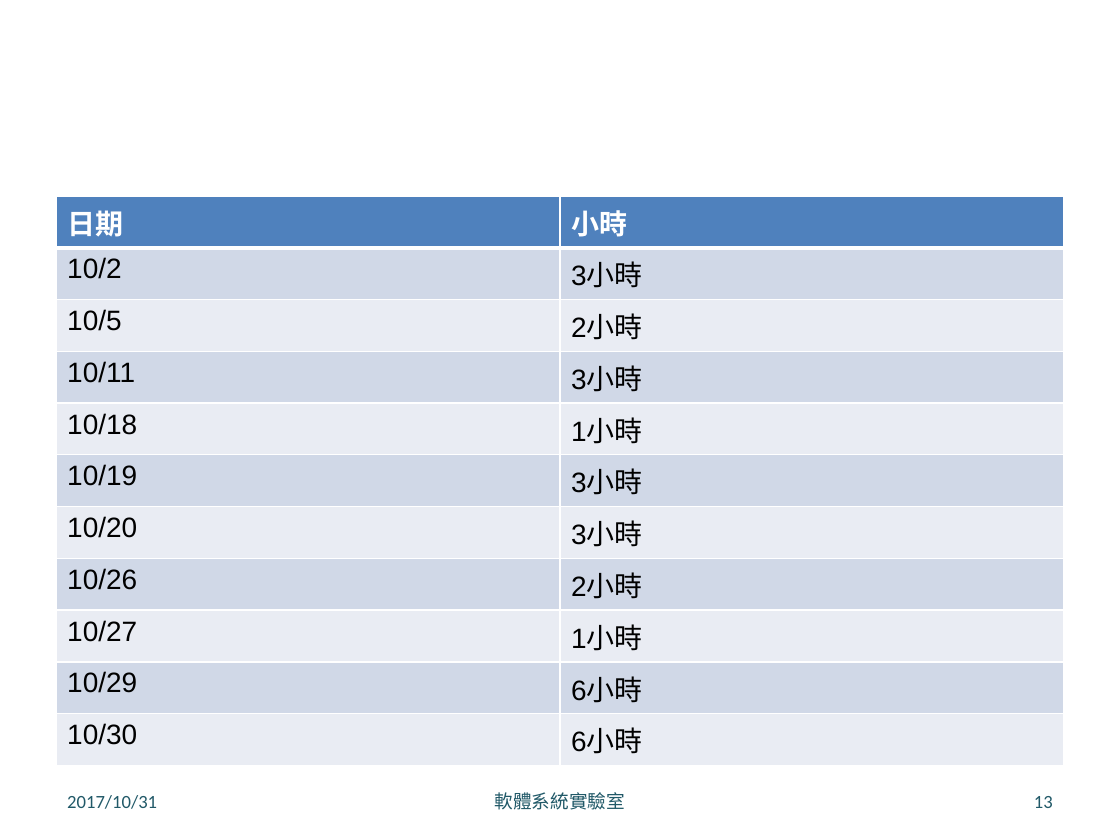
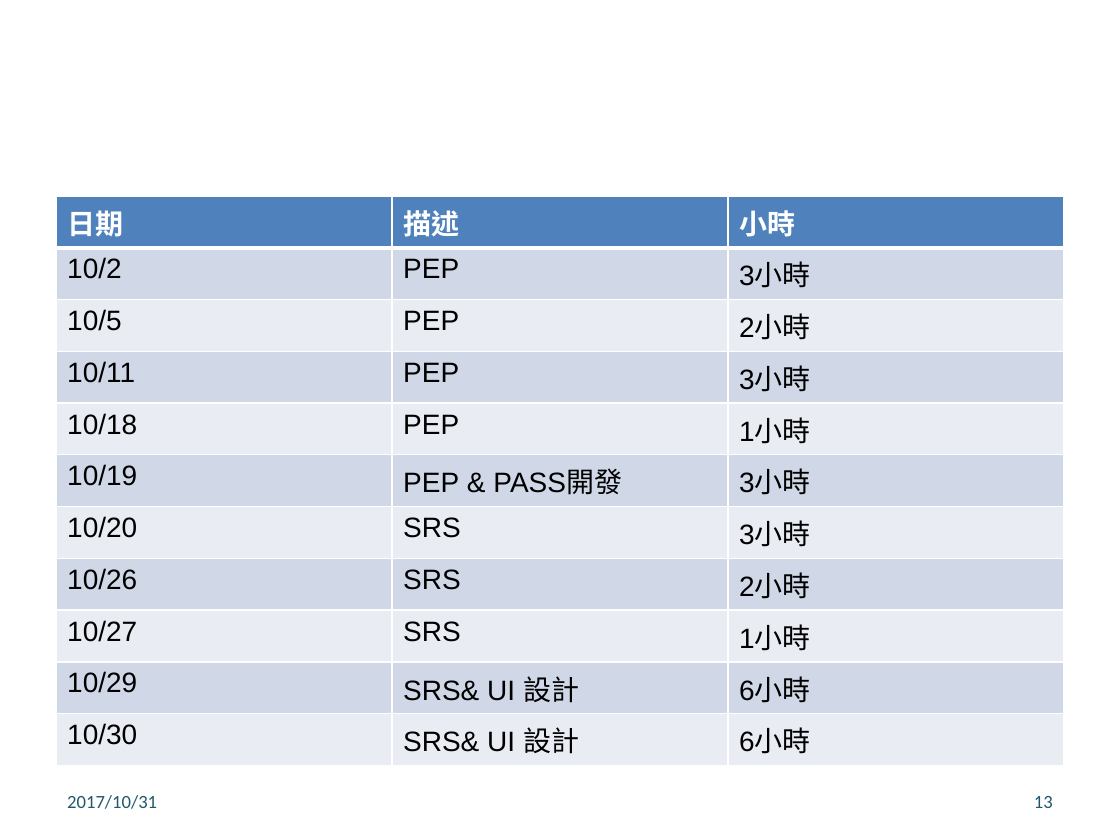
Before and after one commit to disc9562/SE_PASS, a slide deck: slide 13 of doc/report.pptx. Drawn at 1120x840 pixels with LibreOffice and Linux fonts; fonts in the diff are those of the drawing; background and template pictures are left out. Boxes give left, top, right and bottom in pixels: in the first picture for what was removed or moved away, otherwise in the second. Text is boxed around its words. In the diff, an @@ line names an element or a change of style, - is before the commit and + after.

```diff
--- a/doc/report.pptx
+++ b/doc/report.pptx
@@ table at bbox=[56, 196, 1064, 758] @@
+column 2: 描述 | PEP | PEP | PEP | PEP | PEP & PASS開發 | SRS | SRS | SRS | SRS& UI 設計 | SRS& UI 設計
@@ text removed at bbox=[495, 792, 626, 810] @@
-軟體系統實驗室
```
Also in this commit, not shown: 4 other slides changed.
